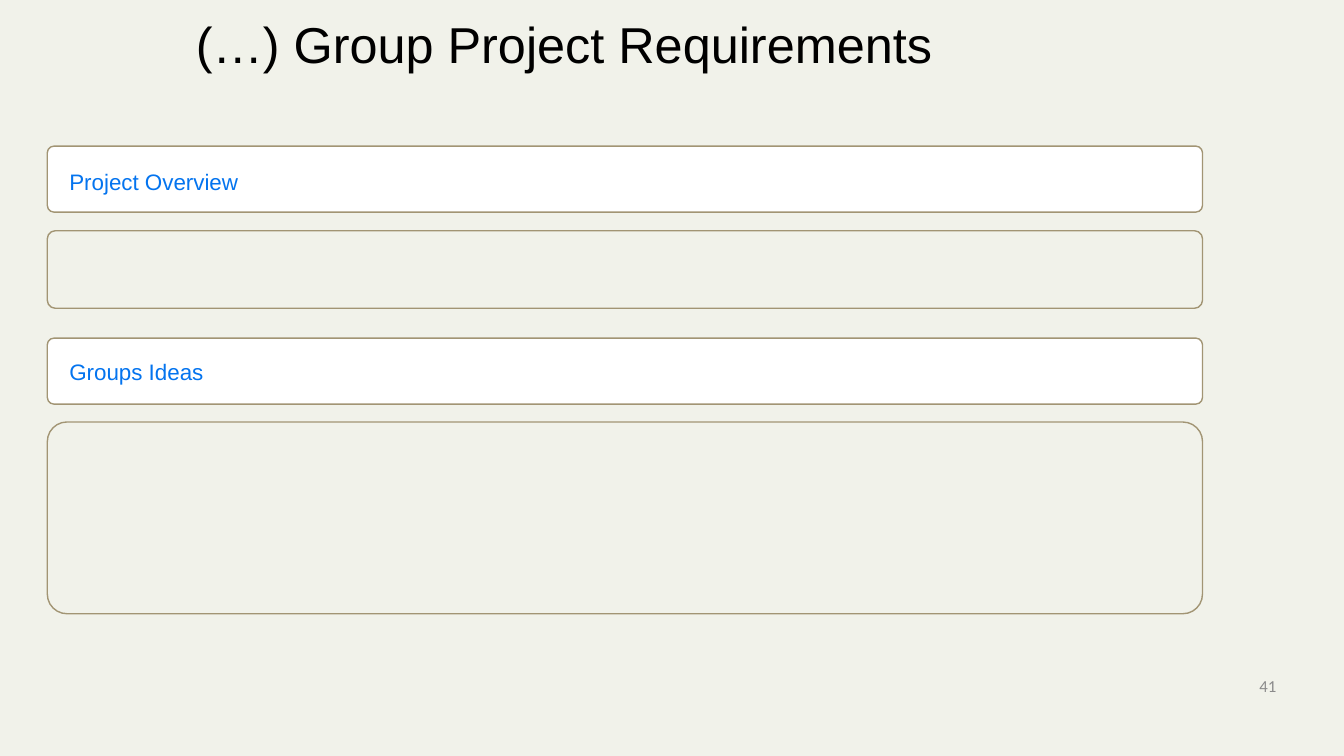
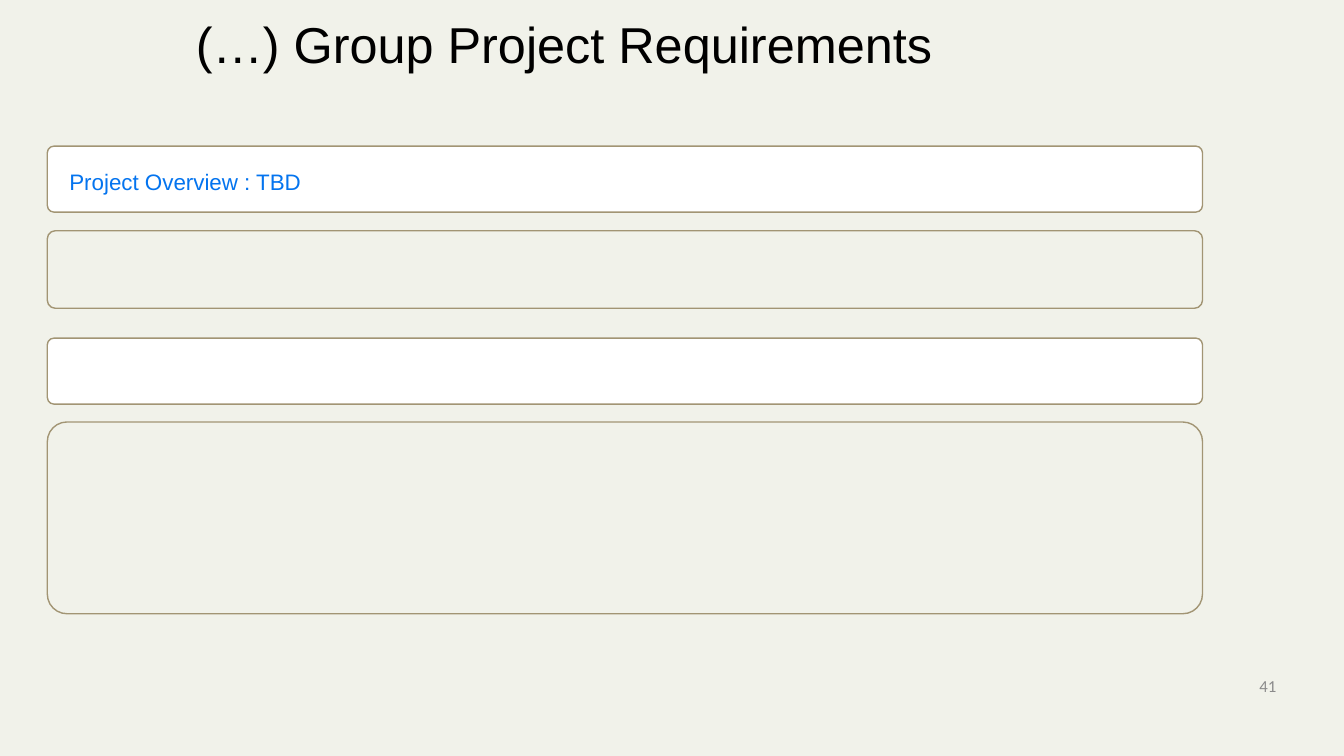
Before and after one commit to mickknutson/SITE_BOOTCAMP_QA, a slide deck: slide 2 of StudentWork/Mohammed/MohammedSITEReport .pptx. Drawn at 1344x756 pixels with LibreOffice and Linux fonts; fonts in the diff are those of the drawing; background and template pictures are left out. Boxes give left, top, right and bottom in pixels: in the first picture for what was removed or moved away, otherwise in the second. Text is boxed around its words. In the diff, an @@ line names an element or a change of style, - is before the commit and + after.

```diff
--- a/StudentWork/Mohammed/MohammedSITEReport .pptx
+++ b/StudentWork/Mohammed/MohammedSITEReport .pptx
@@ text at (69,173,301,195): text changed @@
-Project Overview
+Project Overview : TBD
@@ text removed at (69,363,204,385) @@
-Groups Ideas
```
Also in this commit, not shown: 4 other slides changed.
